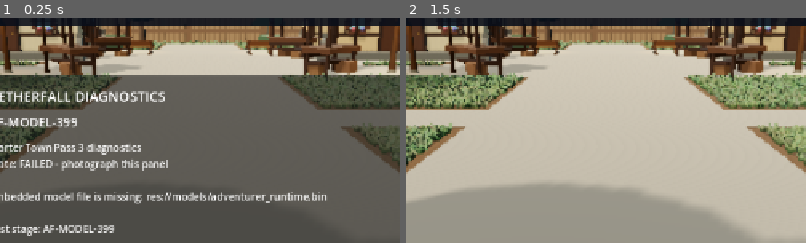
Above: before the commit, frames 1-2 (left to right).
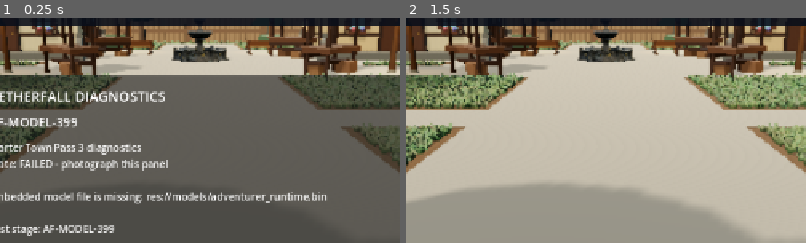
Above: after the commit, the same moments.

Repository: demetrecerrone-star/Aetherfall
Game: Godot game, scene res://starter_town.tscn
Same seed, same stepped clock (60 frames per second), same inputs: the game is played once before the commit and once after it.
Inputs:
- Up to frame 1 (0.25 s): no input
- Up to frame 2 (1.5 s): click "ERROR AF-MODEL-399" at 0.5 s; click "POSE: RELAX" at 1.25 s
The pictures show only the part of the screen within x 25-75%, y 17-67%; the shares and areas given below are measured in that part.

The runs differ from the first frame. In frame 1, 1.2% of the frame differs, in the area x 42-58%, y 3-20%; in frame 2, 1.2%.

Commit message:
Place real user-uploaded medieval fountain GLB in center plaza with compact player and camera collisions

Diff:
--- a/cleanroom/starter_town.gd
+++ b/cleanroom/starter_town.gd
@@ -1095,6 +1095,39 @@
     _sphere(rock, "Rock", 0.26 * scale_factor, Vector3(0, 0.18 * scale_factor, 0), Color("#686861"), 1.0)
     rock.scale = Vector3(1.25, 0.70, 0.95)
 
+func _add_town_fountain() -> void:
+    # Actual user-supplied Tripo medieval fountain, not procedural geometry.
+    # The 11,226-triangle mesh and all three embedded PBR maps are preserved;
+    # textures are optimized for mobile before they are committed to GitHub.
+    var fountain_path := "res://models/fountain/MedievalFountain.glb"
+    var fountain_scene := load(fountain_path) as PackedScene
+    if fountain_scene == null:
+        push_error("AETHERFALL_FOUNTAIN_MISSING: " + fountain_path)
+        return
+    var fountain_mesh := fountain_scene.instantiate() as Node3D
+    if fountain_mesh == null:
+        push_error("AETHERFALL_FOUNTAIN_INVALID: Imported fountain has no Node3D root")
+        return
+    var fountain := Node3D.new()
+    fountain.name = "TownFountain"
+    fountain.position = Vector3(0.0, RoadNetwork.COBBLE_HEIGHT, -4.0)
+    add_child(fountain)
+    fountain_mesh.name = "ImportedMedievalFountain"
+    fountain_mesh.scale = Vector3.ONE * 3.2
+    fountain.add_child(fountain_mesh)
+
+    # The water basin is about 3.14m across and 2.55m tall. Keep the
+    # surrounding market-square loop open for both player and camera.
+    _add_circle_blocker(Vector2(0.0, -4.0), 1.60, PLAYER_WORLD_RADIUS + 0.04)
+    _add_camera_cylinder(Vector3(0.0, 1.34, -4.0), 1.60, 2.56)
+    fountain.set_meta("fountain_asset", "res://models/fountain/MedievalFountain.glb")
+    fountain.set_meta("fountain_imported", true)
+    fountain.set_meta("fountain_visual_scale", 3.2)
+    fountain.set_meta("fountain_source_triangles", 11226)
+    fountain.set_meta("fountain_player_blocker_radius", 1.60 + PLAYER_WORLD_RADIUS + 0.04)
+    fountain.set_meta("fountain_basin_width_m", 3.14)
+
+
 func _add_market_stall(position: Vector3, awning: Color, yaw: float) -> void:
     var stall := Node3D.new()
     stall.position = position
@@ -1496,7 +1529,9 @@
     var verge_material := _town_mat("EntryShoulderL", Color("#75563b"), 1.0, Vector3.ONE)
     RoadNetwork.build(self, _road_regions, cobble_material, verge_material)
 
-    # Old fountain and its collision are removed: the center square is walkable.
+    # Restore an authentic fountain focal point while the ring around the
+    # marketplace stays walkable; original model is supplied by the user.
+    _add_town_fountain()
 
     # Market and props. Vendor fronts/backs are reserved: no benches, lamps, or
     # loose storage are placed inside the stall working/customer zones.
